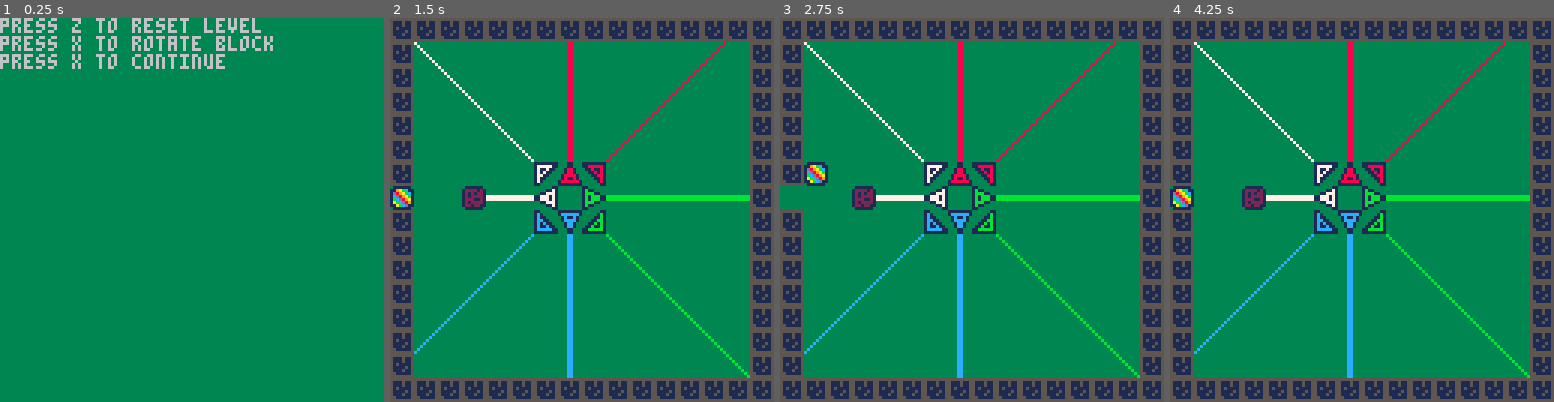
Above: before the commit, frames 1-4 (left to right).
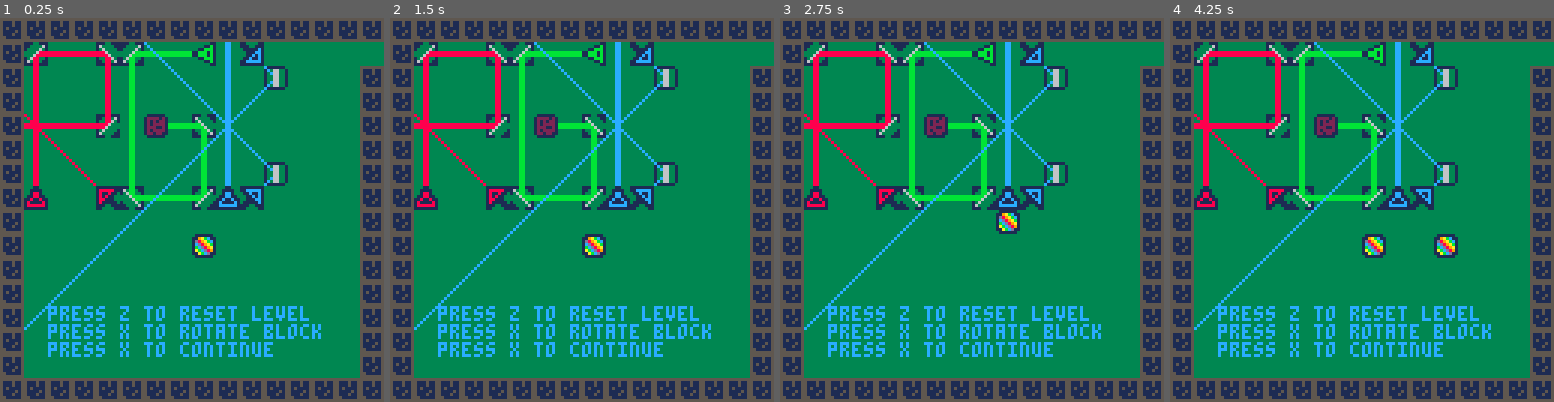
Above: after the commit, the same moments.

Repository: kohlsne/pico8_rgb_puzzle
Game: PICO-8 cartridge rgblaser.p8
Same seed, same stepped clock (60 frames per second), same inputs: the game is played once before the commit and once after it.
Inputs:
- Up to frame 1 (0.25 s): no input
- Up to frame 2 (1.5 s): tap X (X key) at 0.33, 1.07 s; tap O (Z key) at 0.7 s
- Up to frame 3 (2.75 s): hold Right 1.6-2.1 s; tap O (Z key) at 1.7, 2.1, 2.5 s; tap X (X key) at 1.85 s; hold Up 2.15-2.42 s; hold Right from 2.47 s (still down)
- Up to frame 4 (4.25 s): tap O (Z key) every 0.4 s from 2.9 to 4.1 s; tap X (X key) at 2.97, 4.08 s; release Right at 3.03 s; hold Left 3.08-3.58 s; hold Down 3.63-3.97 s; hold Right from 4.02 s (still down)

The runs differ from the first frame. In frame 1, 35% of the frame differs, in the area x 0-100%, y 0-100%; in frame 2, 16%; in frame 3, 17%; in frame 4, 17%.

Commit message:
lasers working

Diff:
--- a/animationcurves.lua
+++ b/animationcurves.lua
@@ -13,7 +13,7 @@
   e=e or linear
   obj.moving = true
   async(function()
-    old_key = makekey(obj.x,obj.y)
+    local old_key = makekey(obj.x,obj.y)
     for i=0,f do
       obj[k]=lerp(init,v,e(i/f))
       yield()
@@ -45,19 +45,15 @@
   end
   local key=makekey(x,y)
 
-  here="1"
   -- divide by 8 to get pixel to map coordinates
   local mapsprite = mget(x/8+ mapxoffset,y/8+mapyoffset)
   if (fget(mapsprite,1) and ms[key]==nil) then
-    here="2"
     animate(obj,k, obj[k] + offset,linear,3)
     return true
   elseif (fget(mapsprite,0) or (ms[key] ~= nil and fget(ms[key].n,0))) then
-    here="3"
     return false
   elseif (ms[key]~=nil) then
-    here="4"
-    flag = blockmove(ms[key], k, offset)
+    local flag = blockmove(ms[key], k, offset)
     if (flag == false) then
       return false
     end
@@ -82,51 +78,13 @@
 end
 
 function findlaserend(x,y,d,c)
-  local dx = 0
-  local dy = 0
-  if d == "u" then
-    dy = -1
-    x=x+3
-    y=y-1
-  elseif d == "ur" then
-    dx = 1
-    dy = -1
-    x=x+8
-    y=y-1
-  elseif d == "r" then
-    dx = 1
-    x=x+8
-    y=y+3
-  elseif d == "dr" then
-    dx = 1
-    dy = 1
-    x=x+8
-    y=y+8
-  elseif d == "d" then
-    dy = 1
-    x=x+3
-    y=y+8
-  elseif d == "dl" then
-    dx = -1
-    dy = 1
-    x=x-1
-    y=y+8
-  elseif d == "l" then
-    dx = -1
-    x=x-1
-    y=y+3
-  elseif d == "ul" then
-    dx = -1
-    dy = -1
-    x=x-1
-    y=y-1
-  end
-
+  local dx = directionchangetable[d].dx
+  local dy = directionchangetable[d].dy
   local xx = x
   local yy = y
   local colorpixel = pget(x,y)
   if not (colorpixel == backgroundcolor or colorpixel == white or colorpixel == red or colorpixel == green or colorpixel == blue) then
-    return 0,0,0,0
+    return 0,0,true
   end
   while colorpixel == backgroundcolor or colorpixel == white or colorpixel == red or colorpixel == green or colorpixel == blue do
     xx = xx + dx
@@ -136,28 +94,80 @@
   xx = xx - dx
   yy = yy - dy
   if colorpixel == gray then
+    mirrordraw(xx,yy,d,c)
   end
-  return x,y,xx,yy
+  return xx,yy, false
 end
 
-function laserdraw(obj)
-  local x,y,xx,yy = findlaserend(obj.x,obj.y,obj.d,obj.color)
-  if (x == 0 and y == 0 and xx == 0 and yy == 0) then
-    return
+function findlaserbegin(x,y,d,n)
+  local dx = 0
+  local dy = 0
+  if n == n_ulaser or n == n_urlaser or n == n_rlaser then
+    dx = laseroffset[d].dx
+    dy = laseroffset[d].dy
+  elseif n == n_fsmirror or n == n_bsmirror or n == n_hmirror or n == n_vmirror then
+    local key = makekey(d,n)
+    if mirroroffset[key] == nil then
+      return 0,0, true
+    end
+    dx = mirroroffset[key].dx
+    dy = mirroroffset[key].dy
   end
-  line(x,y,xx,yy,obj.color)
-  -- draw two lines if needed
-  if (x == xx) then
-    x,y,xx,yy = findlaserend(obj.x+1,obj.y,obj.d,obj.color)
-    line(x,y,xx,yy,obj.color)
-  end
-  if (y == yy) then
-    x,y,xx,yy = findlaserend(obj.x,obj.y+1,obj.d,obj.color)
-    line(x,y,xx,yy,obj.color)
+  local x0 = x + dx
+  local y0 = y + dy
+  local colorpixel = pget(x0,y0)
+  if not (colorpixel == backgroundcolor or colorpixel == white or colorpixel == red or colorpixel == green or colorpixel == blue) then
+    return 0,0, true
+  else return x0, y0, false
   end
 end
 
-function mirrordraw(obj)
+function laserdraw(n,x,y,d,c)
+  local x0,y0,fail0 = findlaserbegin(x,y,d,n)
+  local x1,y1,fail1 = findlaserend(x0,y0,d,c)
+  if (fail0 or fail1) then
+    return
+  end
+  line(x0,y0,x1,y1,c)
+  if n == n_urlaser then
+    return
+  end
+  -- draw two lines if needed
+  if (x0 == x1) then
+    x1,y1,fail0 = findlaserend(x0+1,y0,d,c)
+    if (fail0 or fail1) then
+      return
+    end
+    line(x0+1,y0,x1,y1,c)
+  end
+  if (y0 == y1) then
+    x1,y1,fail0 = findlaserend(x0,y0+1,d,c)
+    if (fail0 or fail1) then
+      return
+    end
+    line(x0,y0+1,x1,y1,c)
+  end
+end
+
+function mirrordraw(x,y,d,c)
+  -- need to know which way the laser came and the mirror that was hit to know where its going
+  local spritex = flr(x/8)
+  local spritey = flr(y/8)
+  local mirror = ms[makekey(spritex*8,spritey*8)]
+  if mirror == nil then
+    return
+  end
+  local x0,y0,fail0 = findlaserbegin(x,y,d,mirror.n)
+  local key = makekey(d,mirror.n)
+  if mirroroffset[key] == nil or fail0 then
+    return
+  end
+  local d1 = mirroroffset[key].d
+  local x1,y1,fail1 = findlaserend(x0,y0,d1,c)
+  if fail1 then
+    return
+  end
+  line(x0,y0,x1,y1,c)
 
 end
 
--- a/levelinit.lua
+++ b/levelinit.lua
@@ -1,8 +1,38 @@
-function level1init()
-  level="1"
+function menuinit()
+  level=0
   mapxoffset = 0
   mapyoffset = 0
-  local startx = 10*8
+  local startx = 8*8
+  local starty = 9*8
+  ms = nil
+  ms = {}
+  ms[makekey(startx, starty)] = { n=n_plr, x=startx, y=starty, moving=false }
+  ms[makekey(1*8, 8*7)] = { n=n_ulaser, x=1*8, y=7*8, moving=false, color=red, d="u", active = true}
+  ms[makekey(1*8, 1*8)] = { n=n_fsmirror, x=1*8, y=1*8, moving=false }
+  ms[makekey(4*8, 1*8)] = { n=n_bsmirror, x=4*8, y=1*8, moving=false }
+  ms[makekey(4*8, 4*8)] = { n=n_fsmirror, x=4*8, y=4*8, moving=false }
+  ms[makekey(4*8, 8*7)] = { n=n_urlaser, x=4*8, y=7*8, moving=false, color=red, d="ul", active = true}
+
+  ms[makekey(8*8, 8*1)] = { n=n_rlaser, x=8*8, y=1*8, moving=false, color=green, d="l", active = true}
+  ms[makekey(5*8, 1*8)] = { n=n_fsmirror, x=5*8, y=1*8, moving=false }
+  ms[makekey(5*8, 7*8)] = { n=n_bsmirror, x=5*8, y=7*8, moving=false }
+  ms[makekey(8*8, 7*8)] = { n=n_fsmirror, x=8*8, y=7*8, moving=false }
+  ms[makekey(8*8, 4*8)] = { n=n_bsmirror, x=8*8, y=4*8, moving=false }
+  ms[makekey(6*8, 4*8)]  = { n=n_neturalblock,   x=6*8,   y=4*8,   moving=false }
+
+  ms[makekey(9*8, 7*8)] = { n=n_ulaser, x=9*8, y=7*8, moving=false, color=blue, d="u", active = true}
+  ms[makekey(10*8, 7*8)] = { n=n_urlaser, x=10*8, y=7*8, moving=false, color=blue, d="ur", active = true}
+  ms[makekey(10*8, 1*8)] = { n=n_urlaser, x=10*8, y=1*8, moving=false, color=blue, d="dr", active = true}
+  ms[makekey(11*8, 2*8)] = { n=n_vmirror, x=11*8, y=2*8, moving=false }
+  ms[makekey(11*8, 6*8)] = { n=n_vmirror, x=11*8, y=6*8, moving=false }
+  plr = ms[makekey(startx, starty)]
+end
+
+function level1init()
+  level=1
+  mapxoffset = 16
+  mapyoffset = 0
+  local startx = 0*8
   local starty = 1*8
   ms = nil
   ms = {}
@@ -33,15 +63,15 @@
   ms[makekey(10*8, 4*8)] = { n=n_gate,           x=10*8,  y=4*8,   moving=false , color=blue}
   ms[makekey(10*8, 3*8)] = { n=n_gate,           x=10*8,  y=3*8,   moving=false , color=green}
   ms[makekey(10*8, 2*8)] = { n=n_gate,           x=10*8,  y=2*8,   moving=false , color=red}
-  ms[makekey(13*8, 4*8)] = { n=n_laser,          x=13*8,  y=4*8,   moving=false , color=red, d="u", active = true}
+  ms[makekey(13*8, 4*8)] = { n=n_ulaser,          x=13*8,  y=4*8,   moving=false , color=red, d="u", active = true}
   ms[makekey(13*8, 1*8)] = { n=n_crystal,        x=13*8,  y=1*8,   moving=false , color=red}
   ms[makekey(13*8, 2*8)] = { n=n_neturalblock,   x=13*8,  y=2*8,   moving=false }
   plr = ms[makekey(startx, starty)]
 end
 
 function level2init()
-  level="2"
-  mapxoffset = mapxoffset + 16
+  level=2
+  mapxoffset = 32
   mapyoffset = 0
   ms = nil
   ms = {}
@@ -49,15 +79,18 @@
   local startx = 0*8
   local starty = 7*8
   ms[makekey(startx, starty)] = { n=n_plr, x=startx, y=starty, moving=false }
-  ms[makekey(3*8, starty)] = { n=n_neturalblock, x=3*8, y=starty, moving=false }
-  ms[makekey(7*8, 6*8)] = { n=n_laser, x=7*8, y=6*8, moving=false, color=red, d="u", active = true}
-  ms[makekey(8*8, 6*8)] = { n=n_laser, x=8*8, y=6*8, moving=false, color=red, d="ur", active = true}
-  ms[makekey(8*8, 7*8)] = { n=n_laser, x=8*8, y=7*8, moving=false, color=green, d="r", active = true}
-  ms[makekey(8*8, 8*8)] = { n=n_laser, x=8*8, y=8*8, moving=false, color=green, d="dr", active = true}
-  ms[makekey(7*8, 8*8)] = { n=n_laser, x=7*8, y=8*8, moving=false, color=blue, d="d", active = true}
-  ms[makekey(6*8, 8*8)] = { n=n_laser, x=6*8, y=8*8, moving=false, color=blue, d="dl", active = true}
-  ms[makekey(6*8, 7*8)] = { n=n_laser, x=6*8, y=7*8, moving=false, color=white, d="l", active = true}
-  ms[makekey(6*8, 6*8)] = { n=n_laser, x=6*8, y=6*8, moving=false, color=white, d="ul", active = true}
+  ms[makekey(4*8, starty)] = { n=n_fsmirror, x=4*8, y=starty, moving=false }
+  ms[makekey(5*8, starty)] = { n=n_bsmirror, x=5*8, y=starty, moving=false }
+  ms[makekey(9*8, 3*8)] = { n=n_vmirror, x=9*8, y=3*8, moving=false }
+  ms[makekey(3*8, 3*8)] = { n=n_hmirror, x=3*8, y=3*8, moving=false }
+  ms[makekey(7*8, 6*8)] = { n=n_ulaser, x=7*8, y=6*8, moving=false, color=red, d="u", active = true}
+  ms[makekey(8*8, 6*8)] = { n=n_urlaser, x=8*8, y=6*8, moving=false, color=red, d="ur", active = true}
+  ms[makekey(8*8, 7*8)] = { n=n_rlaser, x=8*8, y=7*8, moving=false, color=green, d="r", active = true}
+  ms[makekey(8*8, 8*8)] = { n=n_urlaser, x=8*8, y=8*8, moving=false, color=green, d="dr", active = true}
+  ms[makekey(7*8, 8*8)] = { n=n_ulaser, x=7*8, y=8*8, moving=false, color=blue, d="d", active = true}
+  ms[makekey(6*8, 8*8)] = { n=n_urlaser, x=6*8, y=8*8, moving=false, color=blue, d="dl", active = true}
+  ms[makekey(6*8, 7*8)] = { n=n_rlaser, x=6*8, y=7*8, moving=false, color=white, d="l", active = true}
+  ms[makekey(6*8, 6*8)] = { n=n_urlaser, x=6*8, y=6*8, moving=false, color=white, d="ul", active = true}
   --ms[makekey(5*8, 7*8)] = { n=n_45mirror, x=5*8, y=7*8, moving=false, d="ul"}
   plr = ms[makekey(startx, starty)]
 end
--- a/levellogic.lua
+++ b/levellogic.lua
@@ -1,15 +1,28 @@
+function resetlogic()
+  if level==0 then
+    menuinit()
+  elseif level==1 then
+    level1init()
+  elseif level==2 then
+    level2init()
+  end
+end
 
-function resetlogic()
-  if (btn(5)) then
-    if level == "menu" or level == "1" then
-      level2init()
-    elseif level == "2" then
-      level2init()
-    end
+function menulogic()
+  if ms[makekey(16*8,1*8)] ~= nil and ms[makekey(16*8,1*8)].n == n_plr then
+    level1init()
   end
 end
 
 function level1logic()
+  --Add wall lock
+  if ms[makekey(0*8,1*8)] ~= nil and ms[makekey(0*8,1*8)].n == n_plr and ms[makekey(-8,1*8)] == nil then
+    ms[makekey(-8,1*8)] = { n=n_wall,   x=-8,   y=1*8,  moving=false }
+  end
+  if ms[makekey(1*8,1*8)] ~= nil and ms[makekey(1*8,1*8)].n == n_plr and ms[makekey(0*8,1*8)] == nil then
+    ms[makekey(0*8,1*8)] = { n=n_wall,   x=0*8,   y=1*8,  moving=false }
+    ms[makekey(-8,1*8)] = nil
+  end
   -- first switch
   gatelogic(makekey(12*8,14*8),makekey(9*8,13*8),red)
   gatelogic(makekey(8*8,4*8),makekey(10*8,4*8),blue)
--- a/main.lua
+++ b/main.lua
@@ -1,6 +1,5 @@
 -- called once on program starup
 function _init()
-  level="menu"
   mapyoffset = 0
   mapxoffset = 0
   white=7
@@ -15,11 +14,20 @@
   n_wall=6
   n_gate=14
   n_crystal=18
-  n_laser=19
-  n_45mirror=21
+  n_ulaser=19
+  n_urlaser=20
+  n_rlaser=21
+  n_fsmirror=23
+  n_bsmirror=24
+  n_hmirror=25
+  n_vmirror=26
 
   routines={}
   ms={} --interactive/movable sprites
+  tableinit()
+
+  --menuinit()
+  menuinit()
 end
 
 function makekey(x, y)
@@ -32,15 +40,15 @@
     elseif (btnp(1)) then blockmove(plr,"x",8) --right
     elseif (btnp(2)) then blockmove(plr,"y",-8) --up
     elseif (btnp(3)) then blockmove(plr,"y",8) --down
-    elseif (btnp(4)) then blockmove(plr,"x",-8) --z
+    --elseif (btnp(4)) then blockmove(plr,"x",-8) --z
     elseif (btnp(5)) then resetlogic()--x
     end
 
-  --if (level=="menu") then
-   -- menulogic()
-  if (level=="1") then
+  if (level==0) then
+    menulogic()
+  elseif (level==1) then
     level1logic()
-  elseif (level=="2") then
+  elseif (level==2) then
     level2logic()
   end
 
@@ -56,16 +64,17 @@
 -- called once per visible frame normally called at 30fps, if not possible 15 fps while calling update twice
 function _draw()
   cls(backgroundcolor)
-  if (level=="menu") then
+  map(mapxoffset,0,0,0,16,16)
+  if (level==0) then
+    camera(-2*8,-12*8)
     print("press z to reset level")
     print("press x to rotate block")
     print("press x to continue")
-  elseif(level=="1") then
-    map(0,0,0,0,16,16)
-  elseif level=="2" then
+    camera(0,0)
+  elseif(level==1) then
+  elseif level==2 then
     --Set a screen offset of -x, -y for all drawing operations
     -- camera(16,0)
-    map(16,0,0,0,16,16)
  --    MAP(TILE_X, TILE_Y, [SX, SY], [TILE_W, TILE_H], [LAYERS])
 --Draw section of map (starting from TILE_X, TILE_Y) at screen position SX, SY (pixels)
   end
@@ -82,31 +91,35 @@
         if value.d == "u" then
           spr(value.n,value.x,value.y,1,1,false,false)
         elseif value.d == "ur" then
-          spr(value.n+1,value.x,value.y,1,1,false,false)
+          spr(value.n,value.x,value.y,1,1,false,false)
         elseif value.d == "r" then
-          spr(value.n+2,value.x,value.y,1,1,false,false)
+          spr(value.n,value.x,value.y,1,1,false,false)
         elseif value.d == "dr" then
-          spr(value.n+1,value.x,value.y,1,1,false,true)
+          spr(value.n,value.x,value.y,1,1,false,true)
         elseif value.d == "d" then
           spr(value.n,value.x,value.y,1,1,true,true)
         elseif value.d == "dl" then
-          spr(value.n+1,value.x,value.y,1,1,true,true)
+          spr(value.n,value.x,value.y,1,1,true,true)
         elseif value.d == "l" then
-          spr(value.n+2,value.x,value.y,1,1,true,false)
+          spr(value.n,value.x,value.y,1,1,true,false)
         elseif value.d == "ul" then
-          spr(value.n+1,value.x,value.y,1,1,true,false)
+          spr(value.n,value.x,value.y,1,1,true,false)
         end
       end
       pal()
     end
-    if value.n == n_laser or value.n == n_laser+1 or value.n == n_laser+2 and value.active == true then
+    if value.n == n_ulaser or value.n == n_urlaser or value.n == n_rlaser and value.active == true then
       add(lasers,value)
     end
   end
   -- need to draw lasers last
-  foreach(lasers,laserdraw)
+  --foreach(lasers,laserdraw)
+   for v in all(lasers) do laserdraw(v.n,v.x,v.y,v.d,v.color) end
  -- for key, value in ipairs(lasers) do
  --   print(value.n)
+ -- end
+ -- for key, value in pairs(mirroroffset) do
+ --   print(key)
  -- end
 end
 
--- a/rgblaser.p8
+++ b/rgblaser.p8
@@ -5,6 +5,15 @@
 #include animationcurves.lua
 #include levellogic.lua
 #include levelinit.lua
+#include tables.lua
+…(8 lines of a section not shown)…
 
 
 
@@ -26,19 +35,19 @@
 0200000000000100000002020200010101010100000000000000000000000000000000000000000000000000000000000000000000000000000000000000000000000000000000000000000000000000000000000000000000000000000000000000000000000000000000000000000000000000000000000000000000000000
 0000000000000000000000000000000000000000000000000000000000000000000000000000000000000000000000000000000000000000000000000000000000000000000000000000000000000000000000000000000000000000000000000000000000000000000000000000000000000000000000000000000000000000
 __map__
-0606060606060606060606060606060606060606060606060606060606060606000000000000000000000000000000000000000000000000000000000000000000000000000000000000000000000000000000000000000000000000000000000000000000000000000000000000000000000000000000000000000000000000
-06000600000000060a0600000000060606000000000000000000000000000006000000000000000000000000000000000000000000000000000000000000000000000000000000000000000000000000000000000000000000000000000000000000000000000000000000000000000000000000000000000000000000000000
-0600000006000606000600060000000606000000000000000000000000000006000000000000000000000000000000000000000000000000000000000000000000000000000000000000000000000000000000000000000000000000000000000000000000000000000000000000000000000000000000000000000000000000
-06060606060006060b0600060000000606000000000000000000000000000006000000000000000000000000000000000000000000000000000000000000000000000000000000000000000000000000000000000000000000000000000000000000000000000000000000000000000000000000000000000000000000000000
-06000000000006060c0600060600000606000000000000000000000000000006000000000000000000000000000000000000000000000000000000000000000000000000000000000000000000000000000000000000000000000000000000000000000000000000000000000000000000000000000000000000000000000000
-0600060006000600000000000006000606000000000000000000000000000006000000000000000000000000000000000000000000000000000000000000000000000000000000000000000000000000000000000000000000000000000000000000000000000000000000000000000000000000000000000000000000000000
-0600000006000606000600000006000606000000000000000000000000000006000000000000000000000000000000000000000000000000000000000000000000000000000000000000000000000000000000000000000000000000000000000000000000000000000000000000000000000000000000000000000000000000
-0600060006060600000000000006000000000000000000000000000000000006000000000000000000000000000000000000000000000000000000000000000000000000000000000000000000000000000000000000000000000000000000000000000000000000000000000000000000000000000000000000000000000000
-0600000000000606000600000006000606000000000000000000000000000006000000000000000000000000000000000000000000000000000000000000000000000000000000000000000000000000000000000000000000000000000000000000000000000000000000000000000000000000000000000000000000000000
-0600060006000600000000000006000606000000000000000000000000000006000000000000000000000000000000000000000000000000000000000000000000000000000000000000000000000000000000000000000000000000000000000000000000000000000000000000000000000000000000000000000000000000
-0606060600000606000600060606060606000000000000000000000000000006000000000000000000000000000000000000000000000000000000000000000000000000000000000000000000000000000000000000000000000000000000000000000000000000000000000000000000000000000000000000000000000000
-0606000000000600000000060606060606000000000000000000000000000006000000000000000000000000000000000000000000000000000000000000000000000000000000000000000000000000000000000000000000000000000000000000000000000000000000000000000000000000000000000000000000000000
-0600000600000606000000060606060606000000000000000000000000000006000000000000000000000000000000000000000000000000000000000000000000000000000000000000000000000000000000000000000000000000000000000000000000000000000000000000000000000000000000000000000000000000
-0600000606060606060006060606060606000000000000000000000000000006000000000000000000000000000000000000000000000000000000000000000000000000000000000000000000000000000000000000000000000000000000000000000000000000000000000000000000000000000000000000000000000000
-0600000000000000000000000a06060606000000000000000000000000000006000000000000000000000000000000000000000000000000000000000000000000000000000000000000000000000000000000000000000000000000000000000000000000000000000000000000000000000000000000000000000000000000
-0606060606060606060606060606060606060606060606060606060606060606000000000000000000000000000000000000000000000000000000000000000000000000000000000000000000000000000000000000000000000000000000000000000000000000000000000000000000000000000000000000000000000000
+0606060606060606060606060606060606060606060606060606060606060606060606060606060606060606060606060000000000000000000000000000000000000000000000000000000000000000000000000000000000000000000000000000000000000000000000000000000000000000000000000000000000000000
+0600000000000000000000000000000000000600000000060a06000000000606060000000000000000000000000000060000000000000000000000000000000000000000000000000000000000000000000000000000000000000000000000000000000000000000000000000000000000000000000000000000000000000000
+0600000000000000000000000000000606000000060006060006000600000006060000000000000000000000000000060000000000000000000000000000000000000000000000000000000000000000000000000000000000000000000000000000000000000000000000000000000000000000000000000000000000000000
+0600000000000000000000000000000606060606060006060b06000600000006060000000000000000000000000000060000000000000000000000000000000000000000000000000000000000000000000000000000000000000000000000000000000000000000000000000000000000000000000000000000000000000000
+0600000000000000000000000000000606000000000006060c06000606000006060000000000000000000000000000060000000000000000000000000000000000000000000000000000000000000000000000000000000000000000000000000000000000000000000000000000000000000000000000000000000000000000
+0600000000000000000000000000000606000600060006000000000000060006060000000000000000000000000000060000000000000000000000000000000000000000000000000000000000000000000000000000000000000000000000000000000000000000000000000000000000000000000000000000000000000000
+0600000000000000000000000000000606000000060006060006000000060006060000000000000000000000000000060000000000000000000000000000000000000000000000000000000000000000000000000000000000000000000000000000000000000000000000000000000000000000000000000000000000000000
+0600000000000000000000000000000606000600060606000000000000060000000000000000000000000000000000060000000000000000000000000000000000000000000000000000000000000000000000000000000000000000000000000000000000000000000000000000000000000000000000000000000000000000
+0600000000000000000000000000000606000000000006060006000000060006060000000000000000000000000000060000000000000000000000000000000000000000000000000000000000000000000000000000000000000000000000000000000000000000000000000000000000000000000000000000000000000000
+0600000000000000000000000000000606000600060006000000000000060006060000000000000000000000000000060000000000000000000000000000000000000000000000000000000000000000000000000000000000000000000000000000000000000000000000000000000000000000000000000000000000000000
+0600000000000000000000000000000606060606000006060006000606060606060000000000000000000000000000060000000000000000000000000000000000000000000000000000000000000000000000000000000000000000000000000000000000000000000000000000000000000000000000000000000000000000
+0600000000000000000000000000000606060000000006000000000606060606060000000000000000000000000000060000000000000000000000000000000000000000000000000000000000000000000000000000000000000000000000000000000000000000000000000000000000000000000000000000000000000000
+0600000000000000000000000000000606000006000006060000000606060606060000000000000000000000000000060000000000000000000000000000000000000000000000000000000000000000000000000000000000000000000000000000000000000000000000000000000000000000000000000000000000000000
+0600000000000000000000000000000606000006060606060600060606060606060000000000000000000000000000060000000000000000000000000000000000000000000000000000000000000000000000000000000000000000000000000000000000000000000000000000000000000000000000000000000000000000
+060000000000000000000000000000060600000000000000000000000a060606060000000000000000000000000000060000000000000000000000000000000000000000000000000000000000000000000000000000000000000000000000000000000000000000000000000000000000000000000000000000000000000000
+0606060606060606060606060606060606060606060606060606060606060606060606060606060606060606060606060000000000000000000000000000000000000000000000000000000000000000000000000000000000000000000000000000000000000000000000000000000000000000000000000000000000000000
--- /dev/null
+++ b/tables.lua
@@ -0,0 +1,40 @@
+function tableinit()
+  mirroroffset = {
+    [makekey("u",n_fsmirror)] =   {dx = 1,  dy = -1, d = "r"},
+    [makekey("u",n_bsmirror)] =   {dx = -1,  dy = -1, d = "l"},
+    [makekey("ur",n_hmirror)] =   {dx = 3,  dy = 0, d = "dr"},
+    [makekey("ur",n_vmirror)] =   {dx = 0,  dy = -3, d = "ul"},
+    [makekey("r",n_fsmirror)] =   {dx = 1,  dy = -1, d = "u"},
+    [makekey("r",n_bsmirror)] =   {dx = 1,  dy = 1, d = "d"},
+    [makekey("dr",n_hmirror)] =   {dx = 3,  dy = 0, d = "ur"},
+    [makekey("dr",n_vmirror)] =   {dx = 0,  dy = 3, d = "dl"},
+    [makekey("d",n_fsmirror)] =   {dx = -1,  dy = 1, d = "l"},
+    [makekey("d",n_bsmirror)] =   {dx = 1,  dy = 1, d = "r"},
+    [makekey("dl",n_hmirror)] =   {dx = -3,  dy = 0, d = "ul"},
+    [makekey("dl",n_vmirror)] =   {dx = 0,  dy = 3, d = "dr"},
+    [makekey("l",n_fsmirror)] =   {dx = -1,  dy = 1, d = "d"},
+    [makekey("l",n_bsmirror)] =   {dx = -1,  dy = -1, d = "u"},
+    [makekey("ul",n_vmirror)] =   {dx = 0,  dy = -3, d = "ur"},
+    [makekey("ul",n_hmirror)] =   {dx = -3,  dy = 0, d = "dl"},
+  }
+  directionchangetable = {
+    ["u"]   =   {dx = 0,  dy = -1},
+    ["ur"]  =  {dx = 1,  dy = -1},
+    ["r"]   =   {dx = 1,  dy = 0},
+    ["dr"]  =  {dx = 1,  dy = 1},
+    ["d" ]  =   {dx = 0,  dy = 1},
+    ["dl"]  =  {dx = -1, dy = 1},
+    ["l"]   =   {dx = -1, dy = 0},
+    ["ul"]  =  {dx = -1, dy = -1}
+  }
+  laseroffset = {
+    ["u"]   =   {dx = 3,  dy = -1},
+    ["ur"]  =  {dx = 8,  dy = -1},
+    ["r"]   =   {dx = 8,  dy = 3},
+    ["dr"]  =  {dx = 8,  dy = 8},
+    ["d" ]  =   {dx = 3,  dy = 8},
+    ["dl"]  =  {dx = -1, dy = 8},
+    ["l"]   =   {dx = -1, dy = 3},
+    ["ul"]  =  {dx = -1, dy = -1}
+  }
+end
Not shown, changed: 24 lines of the sprite sheet (__gfx__) section of rgblaser.p8
